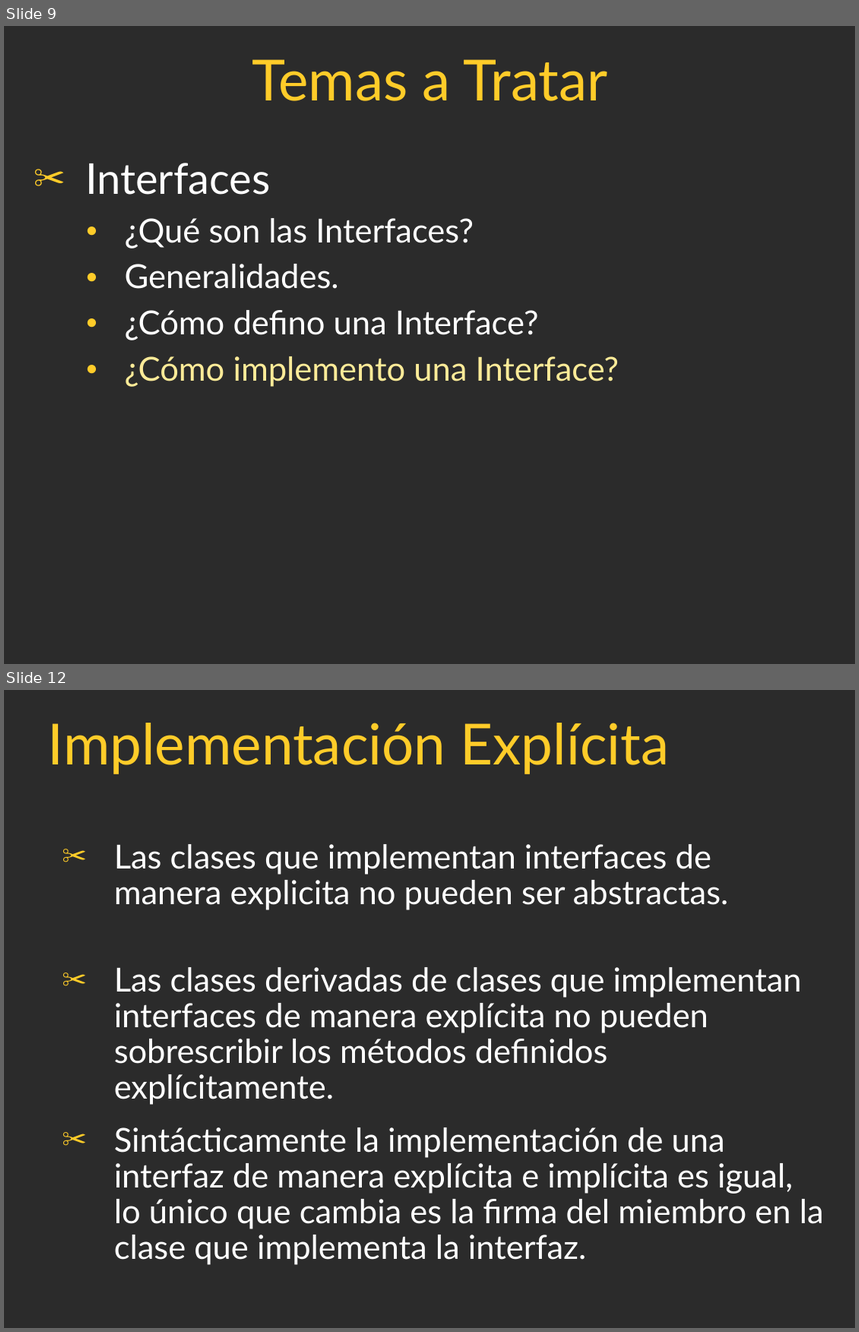
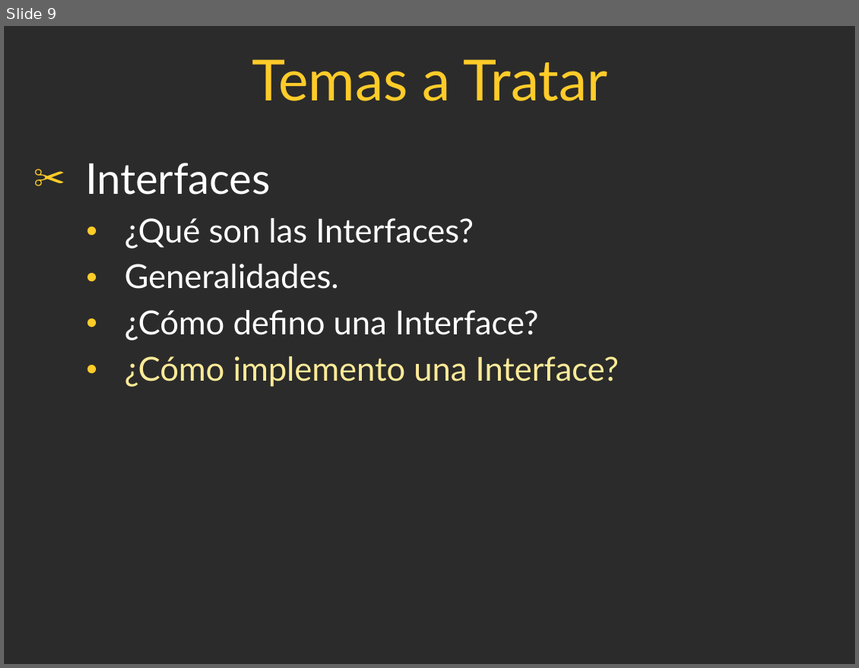
Before and after one commit to agustinezequielgomez/Laboratorio-II, a slide deck: Campus/PPT's/ProgramacionII_Clase_18-2017.ppt. Shown one above the other, each under a label of ours: slides 9 and 12 before the commit, slide 9 after it; the slides between them are not shown. The pictures are 859x1332 and 859x668 pixels, drawn with LibreOffice and Linux fonts; fonts in the diff are those of the drawing; background and template pictures are left out; a plain dark background stands for a picture behind light text. Boxes give left, top, right and bottom in pixels: in the first picture for what was removed or moved away, otherwise in the second. Text is boxed around its words. In the diff, an @@ line names an element or a change of style, - is before the commit and + after.

```diff
--- a/Campus/PPT's/ProgramacionII_Clase_18-2017.ppt
+++ b/Campus/PPT's/ProgramacionII_Clase_18-2017.ppt
@@ slide 12 removed at box(4, 690, 855, 1328), background picture (left out) @@
@@ title removed at box(48, 723, 670, 774) @@
-Implementación Explícita
@@ text removed at box(114, 844, 729, 910) @@
-✂ Las clases que implementan interfaces de manera explicita no pueden ser abstractas.
@@ text removed at box(114, 967, 802, 1105) @@
-✂ Las clases derivadas de clases que implementan interfaces de manera explícita no pueden sobrescribir los métodos definidos explícitamente.
@@ text removed at box(114, 1128, 824, 1265) @@
-✂ Sintácticamente la implementación de una interfaz de manera explícita e implícita es igual, lo único que cambia es la firma del miembro en la clase que implementa la interfaz.
```
Also in this commit, not shown: 6 slides changed, 4 other slides removed, 27 other files.
